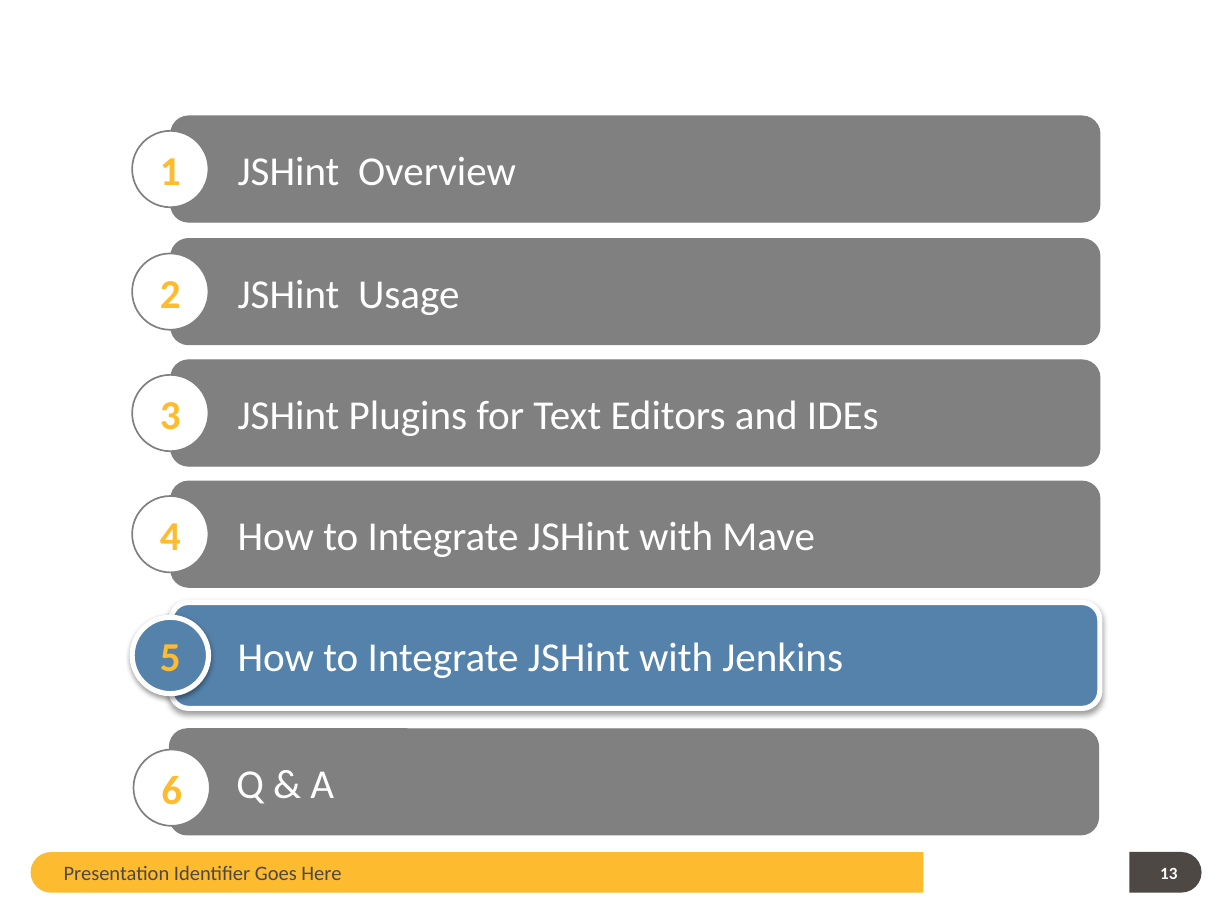
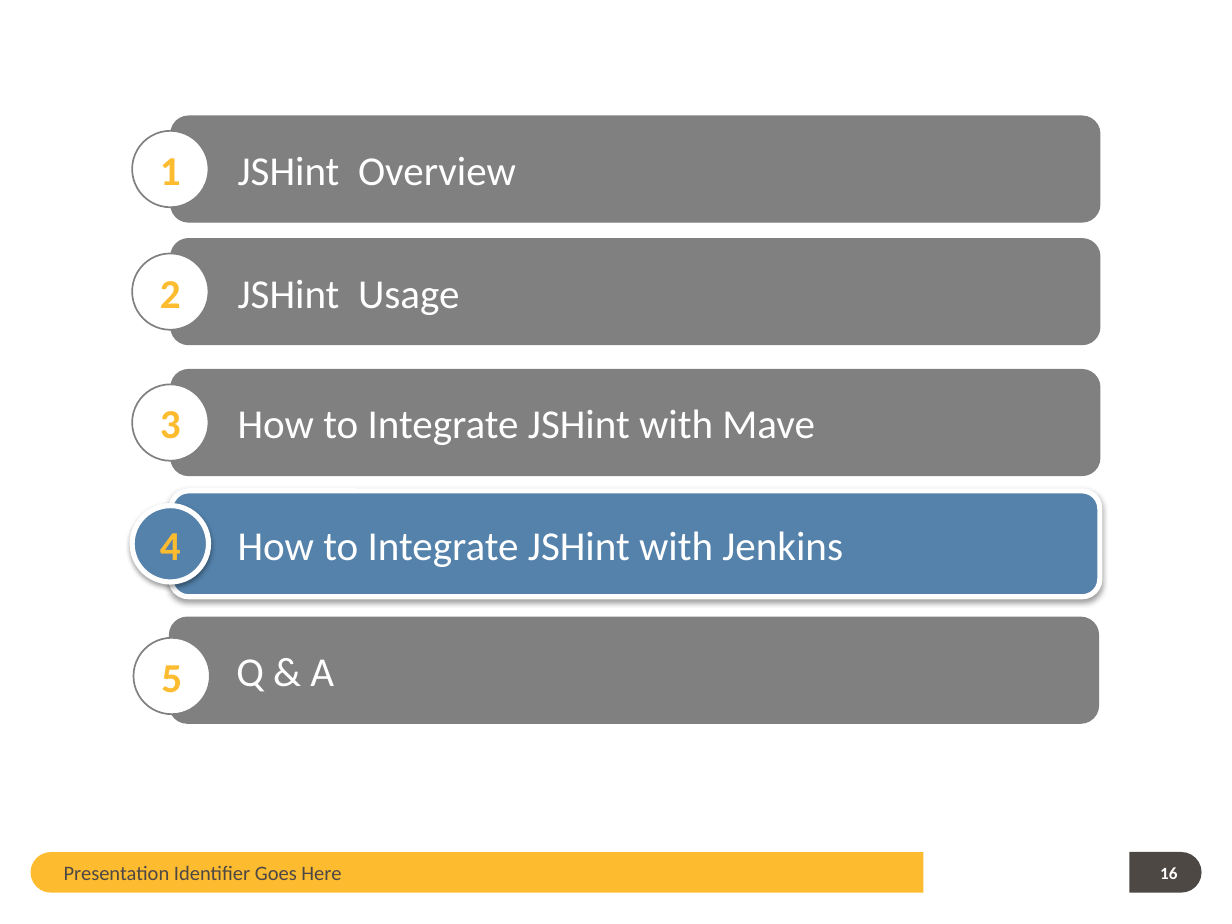
Before and after one commit to guangweiqiao/EIMS, a slide deck: slide 16 of EIMS/doc/JSHint TOI.pptx (slide 13 before the commit). Drawn at 1232x924 pixels with LibreOffice and Linux fonts; fonts in the diff are those of the drawing; background and template pictures are left out. Boxes give left, top, right and bottom in pixels: in the first picture for what was removed or moved away, otherwise in the second. Text is boxed around its words. In the diff, an @@ line names an element or a change of style, - is before the commit and + after.

```diff
--- a/EIMS/doc/JSHint TOI.pptx
+++ b/EIMS/doc/JSHint TOI.pptx
@@ ellipse "3": place and size @@
-ellipse "3" at box(132, 375, 208, 451)
+ellipse "3" at box(132, 384, 208, 461)
@@ rounded rectangle removed at box(171, 360, 1100, 466) @@
-JSHint Plugins for Text Editors and IDEs
@@ ellipse "4": place and size @@
-ellipse "4" at box(132, 496, 208, 573)
+ellipse "4" at box(132, 505, 208, 582)
@@ ellipse "4" at box(132, 505, 208, 582): fill #FFFFFF to #5482AB; outline #808080 1 pt to #FFFFFF 3 pt; shadow on @@
@@ 3 rounded rectangles: place and size @@
-3 rounded rectangles at box(170, 482, 1100, 835)
+3 rounded rectangles at box(170, 370, 1100, 723)
@@ ellipse "5": place and size @@
-ellipse "5" at box(132, 617, 208, 694)
+ellipse "5" at box(133, 638, 209, 715)
@@ ellipse "5" at box(133, 638, 209, 715): fill #5482AB to #FFFFFF; outline #FFFFFF 3 pt to #808080 1 pt; shadow off @@
@@ ellipse removed at box(133, 749, 209, 825) @@
-6
@@ page number at box(1160, 867, 1177, 879): text changed @@
-13
+16
```
Also in this commit, not shown: 8 other slides changed, 4 slides added, 23 slides removed.
